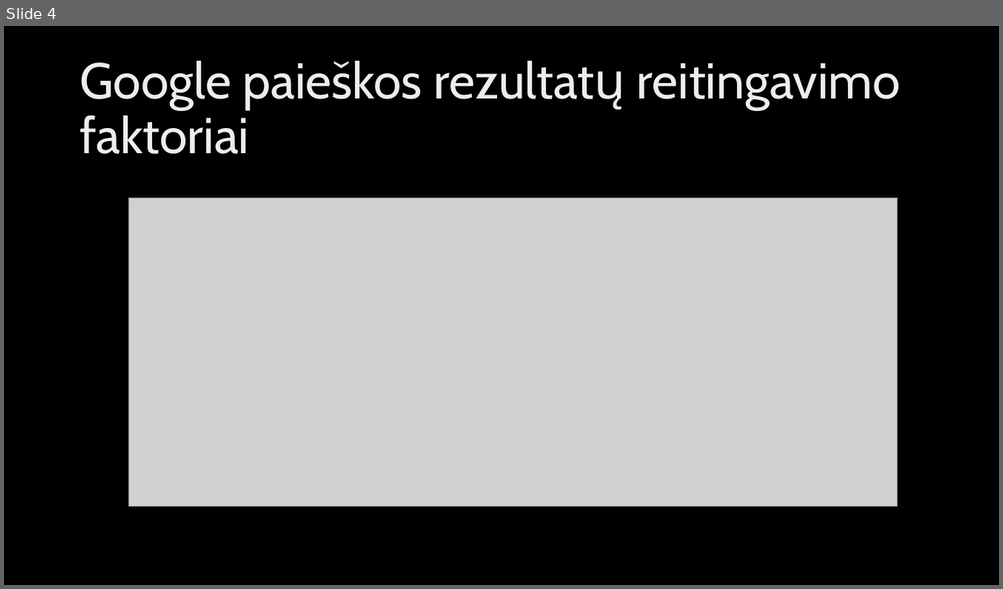
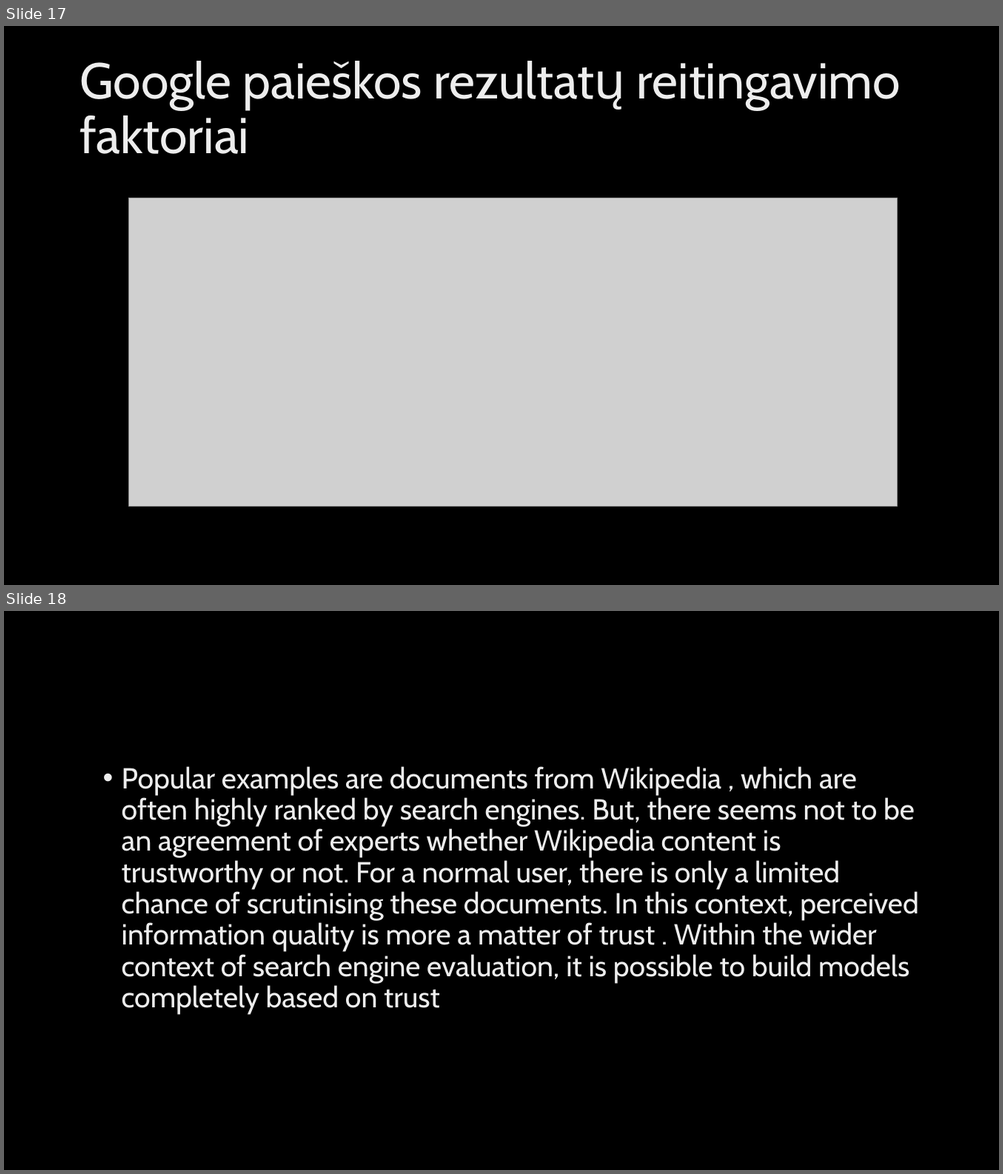
Before and after one commit to MariusKra/InformaciniuSistemuProjektas, a slide deck: IIS pristatymas/Žiniatinklio paieškos rezultatų kokybės vertinimas.pptx. Shown one above the other, each under a label of ours: slide 4 before the commit, slides 17 and 18 after it. The pictures are 1003x589 and 1003x1174 pixels, drawn with LibreOffice and Linux fonts; fonts in the diff are those of the drawing; grey boxes stand for pictures; background and template pictures are left out. Boxes give left, top, right and bottom in pixels: in the first picture for what was removed or moved away, otherwise in the second. Text is boxed around its words. In the diff, an @@ line names an element or a change of style, - is before the commit and + after.

```diff
--- a/IIS pristatymas/Žiniatinklio paieškos rezultatų kokybės vertinimas.pptx
+++ b/IIS pristatymas/Žiniatinklio paieškos rezultatų kokybės vertinimas.pptx
@@ slide 18 added at (4,611,999,1170), background picture (left out) @@
@@ text added at (122,766,918,1015), 28 pt, text gradient #BFBFBF to #EDEDED to #FFFFFF @@
+• Popular examples are documents from Wikipedia , which are often highly ranked by search engines. But, there seems not to be an agreement of experts whether Wikipedia content is trustworthy or not. For a normal user, there is only a limited chance of scrutinising these documents. In this context, perceived information quality is more a matter of trust . Within the wider context of search engine evaluation, it is possible to build models completely based on trust
@@ what was slide 4 is now slide 17 @@
```
Also in this commit, not shown: 2 slides changed, 21 other slides added.
